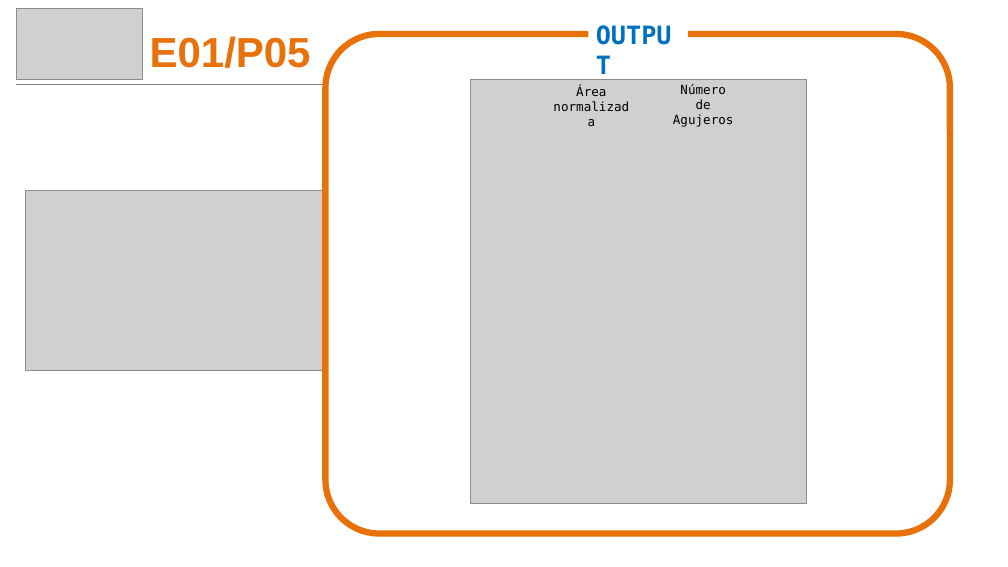
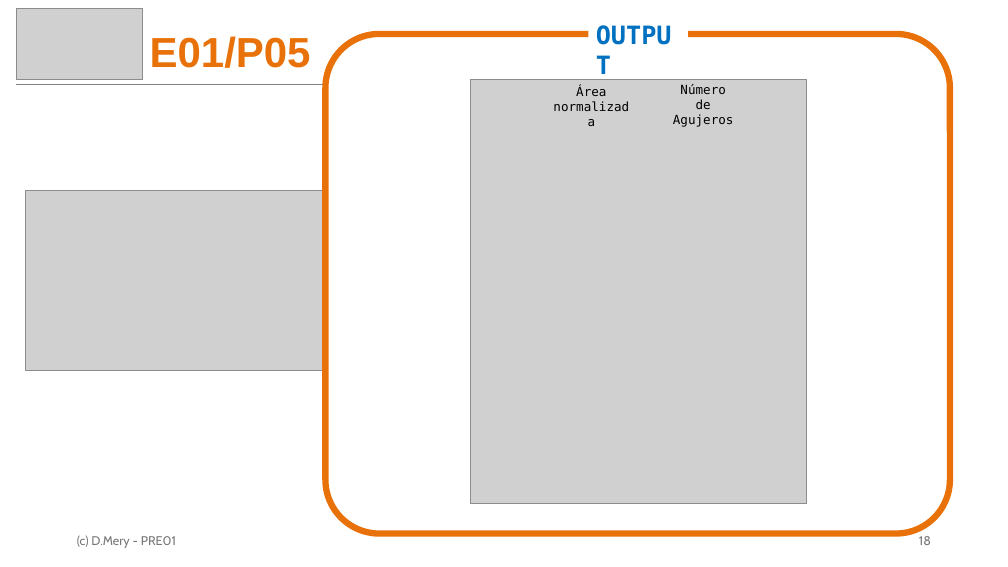
Before and after one commit to domingomery/pr, a slide deck: slide 18 of clases/PR01_Introduccion/presentaciones/pptx/PRE01_Ochos.pptx. Drawn at 1008x567 pixels with LibreOffice and Linux fonts; fonts in the diff are those of the drawing; grey boxes stand for pictures. Boxes give left, top, right and bottom in pixels: in the first picture for what was removed or moved away, otherwise in the second. Text is boxed around its words. In the diff, an @@ line names an element or a change of style, - is before the commit and + after.

```diff
--- a/clases/PR01_Introduccion/presentaciones/pptx/PRE01_Ochos.pptx
+++ b/clases/PR01_Introduccion/presentaciones/pptx/PRE01_Ochos.pptx
@@ text added at (77, 536, 176, 548), 12 pt, text #797979 @@
+(c) D.Mery - PRE01
@@ page number added at (919, 536, 931, 545), 12 pt, text #797979 @@
+18
```
Also in this commit, not shown: 24 other slides changed, 1 slide added, 1 slide removed, 10 other files.
